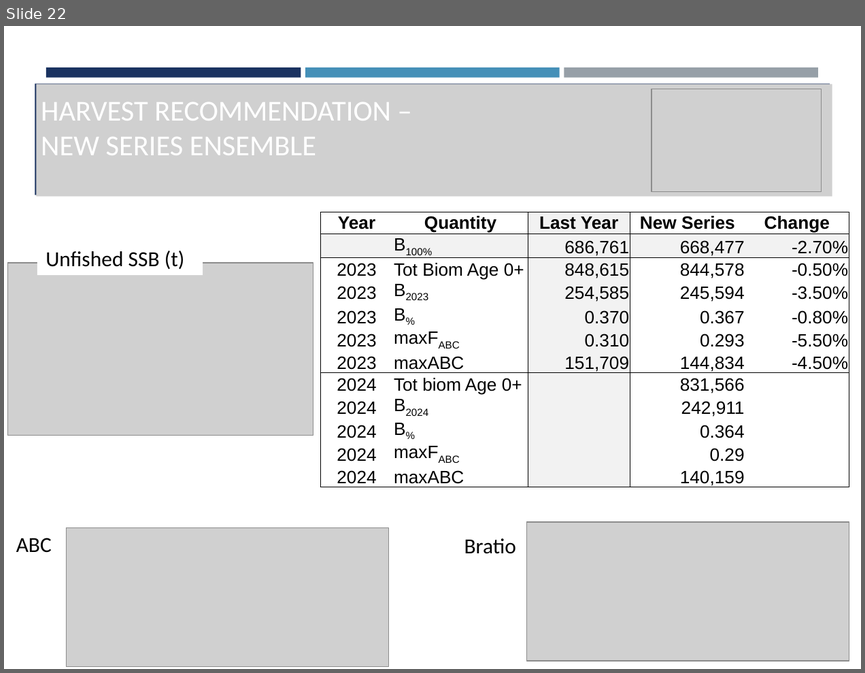
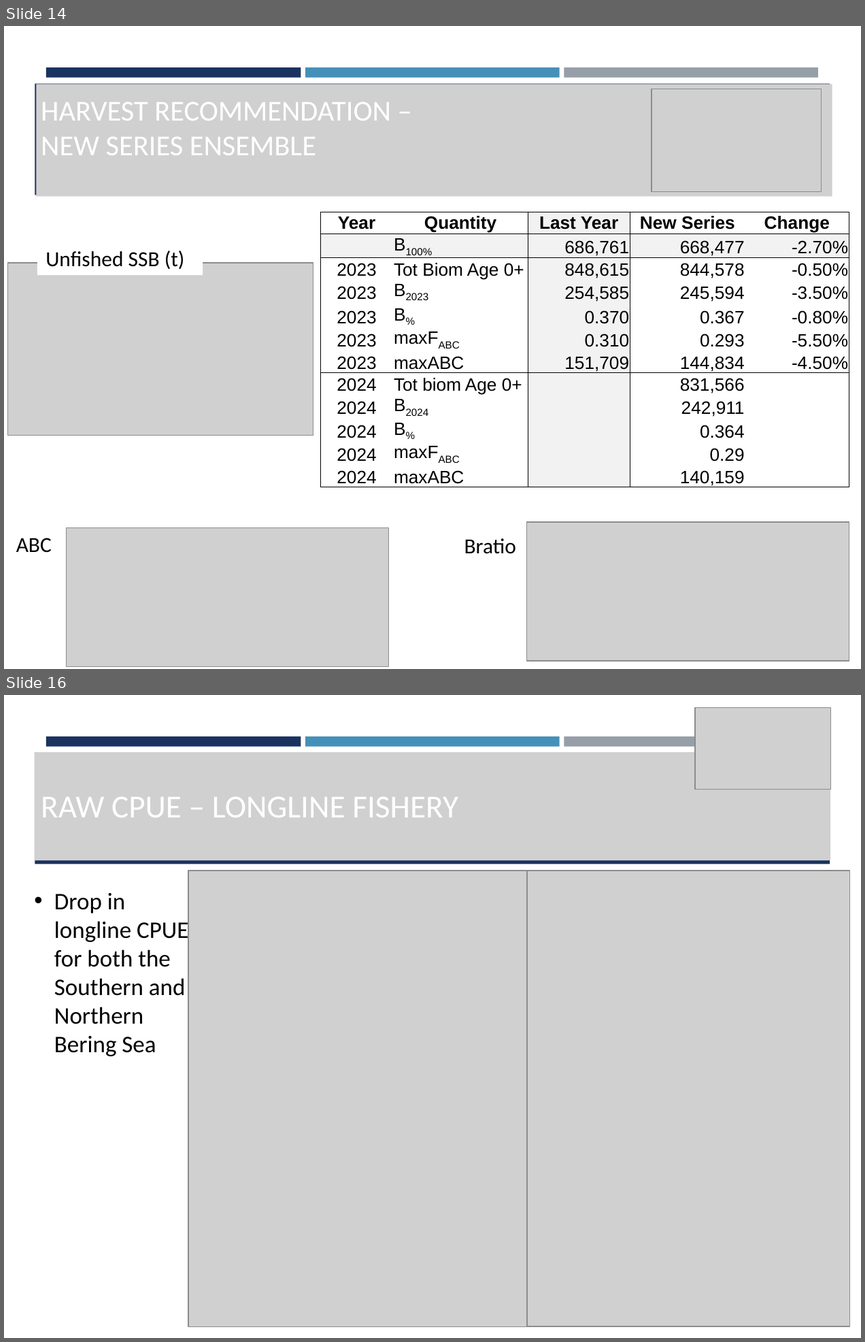
Before and after one commit to afsc-assessments/EBS_PCOD, a slide deck: 2022_ASSESSMENT/NOVEMBER_MODELS/BS_PCOD_SSC_Presentation_2022.pptx. Shown one above the other, each under a label of ours: slide 22 before the commit, slides 14 and 16 after it; the slides between them are not shown. The pictures are 865x673 and 865x1342 pixels, drawn with LibreOffice and Linux fonts; fonts in the diff are those of the drawing; grey boxes stand for pictures. Boxes give left, top, right and bottom in pixels: in the first picture for what was removed or moved away, otherwise in the second. Text is boxed around its words. In the diff, an @@ line names an element or a change of style, - is before the commit and + after.

```diff
--- a/2022_ASSESSMENT/NOVEMBER_MODELS/BS_PCOD_SSC_Presentation_2022.pptx
+++ b/2022_ASSESSMENT/NOVEMBER_MODELS/BS_PCOD_SSC_Presentation_2022.pptx
@@ slide 16 added at (4, 695, 861, 1338), background #FFFFFF; not listed: 4 template elements that a slide beside it also shows @@
@@ picture added at (695, 708, 830, 790) @@
@@ picture added at (35, 752, 831, 860) @@
@@ title added at (41, 797, 458, 817), 27 pt, text #FFFFFF @@
+RAW CPUE – LONGLINE FISHERY
@@ picture added at (188, 870, 527, 1327) @@
@@ picture added at (511, 870, 850, 1327) @@
@@ text added at (54, 893, 188, 1056), 20 pt, text #000000 @@
+• Drop in longline CPUE for both the Southern and Northern Bering Sea
@@ what was slide 22 is now slide 14 @@
```
Also in this commit, not shown: 1 slide changed, 4 other slides added, 8 slides removed, 50 other files.
